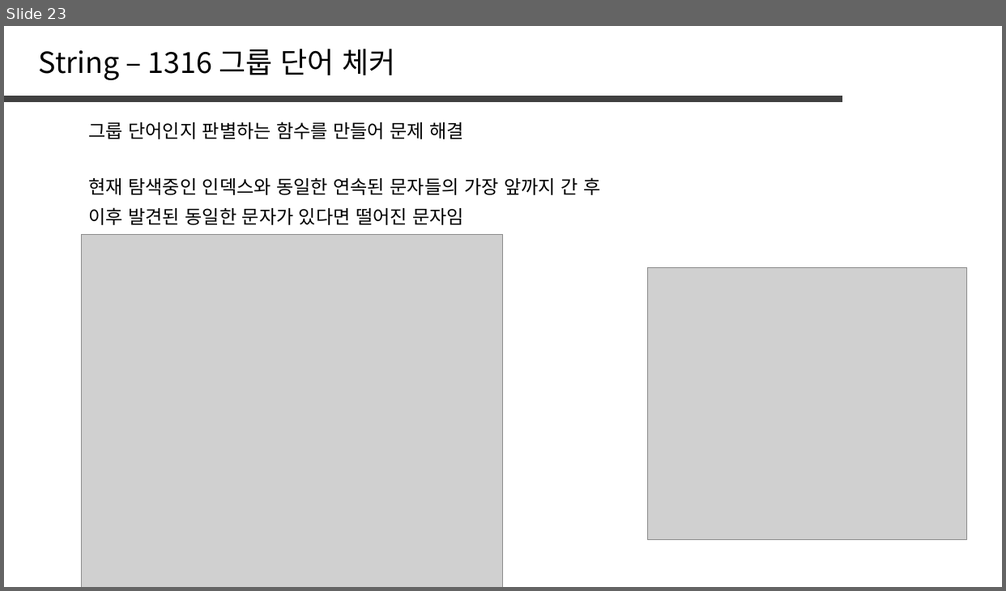
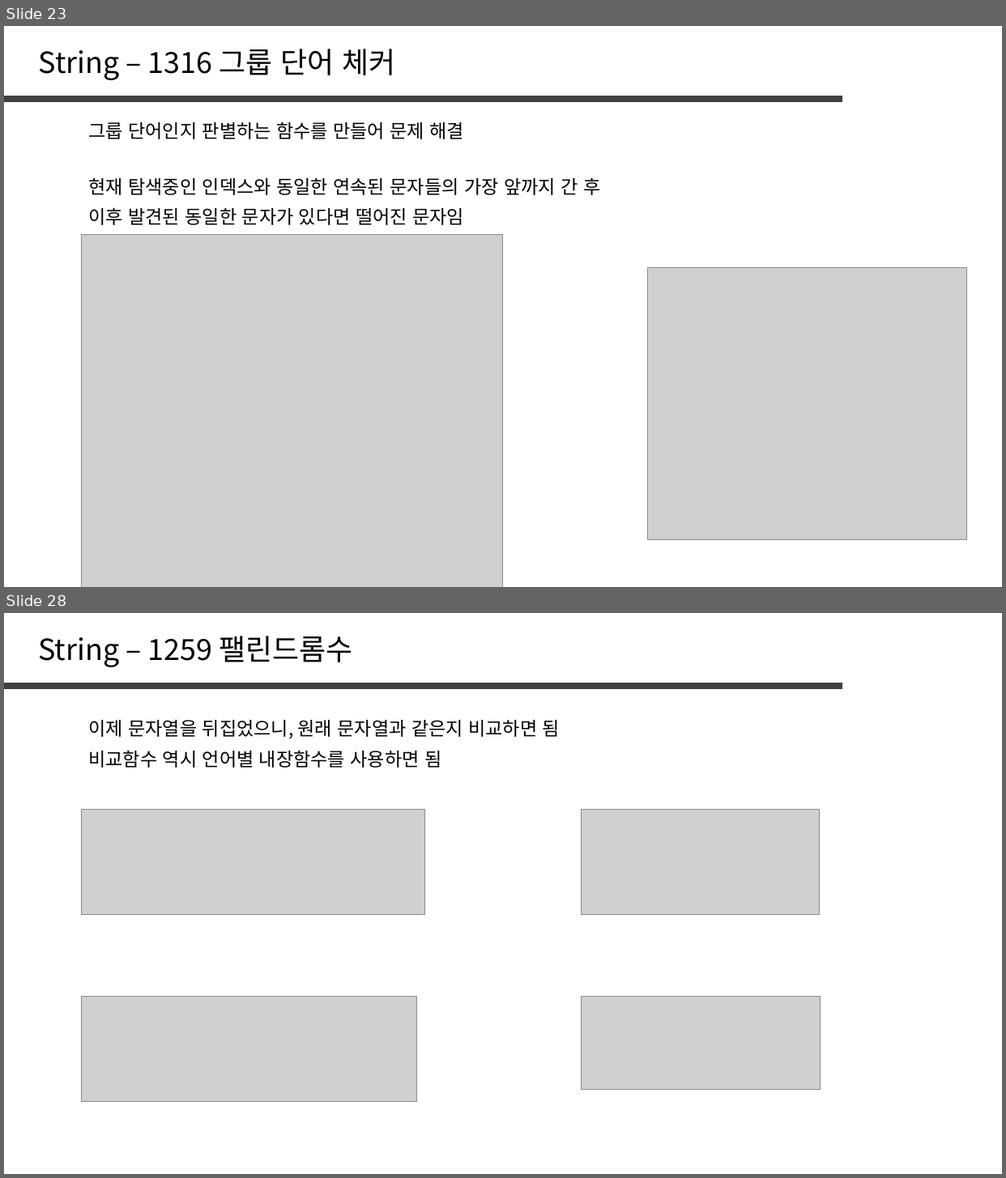
Before and after one commit to jaehoo1/PS-study, a slide deck: study/2_String.pptx. Shown one above the other, each under a label of ours: slide 23 before the commit, slides 23 and 28 after it; the slides between them are not shown. The pictures are 1006x591 and 1006x1178 pixels, drawn with LibreOffice and Linux fonts; fonts in the diff are those of the drawing; grey boxes stand for pictures. Boxes give left, top, right and bottom in pixels: in the first picture for what was removed or moved away, otherwise in the second. Text is boxed around its words. In the diff, an @@ line names an element or a change of style, - is before the commit and + after.

```diff
--- a/study/2_String.pptx
+++ b/study/2_String.pptx
@@ slide 28 added at bbox=[4, 613, 1002, 1174], background #FFFFFF @@
@@ text added at bbox=[39, 636, 352, 667], 28 pt, text #000000 @@
+String – 1259 팰린드롬수
@@ line added from (4, 686) to (842, 686), #404040 6 pt @@
@@ text added at bbox=[88, 720, 560, 739], 18 pt, text #000000 @@
+이제 문자열을 뒤집었으니, 원래 문자열과 같은지 비교하면 됨
@@ text added at bbox=[88, 750, 441, 768], 18 pt, text #000000 @@
+비교함수 역시 언어별 내장함수를 사용하면 됨
@@ picture added at bbox=[81, 809, 424, 914] @@
@@ picture added at bbox=[582, 809, 819, 914] @@
@@ picture added at bbox=[81, 997, 416, 1102] @@
@@ picture added at bbox=[582, 997, 820, 1090] @@
```
Also in this commit, not shown: 3 slides changed, 2 other slides added.
